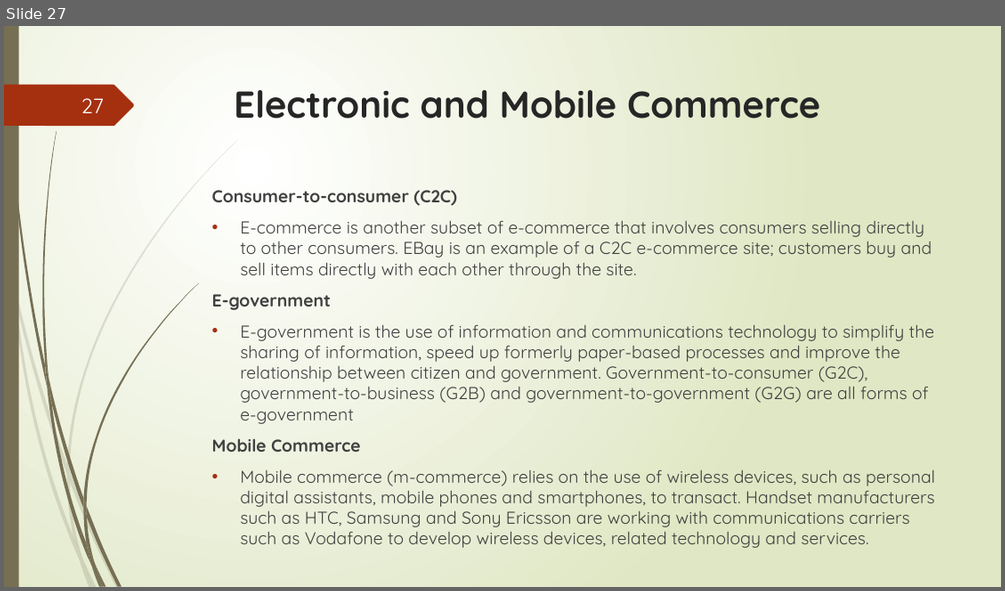
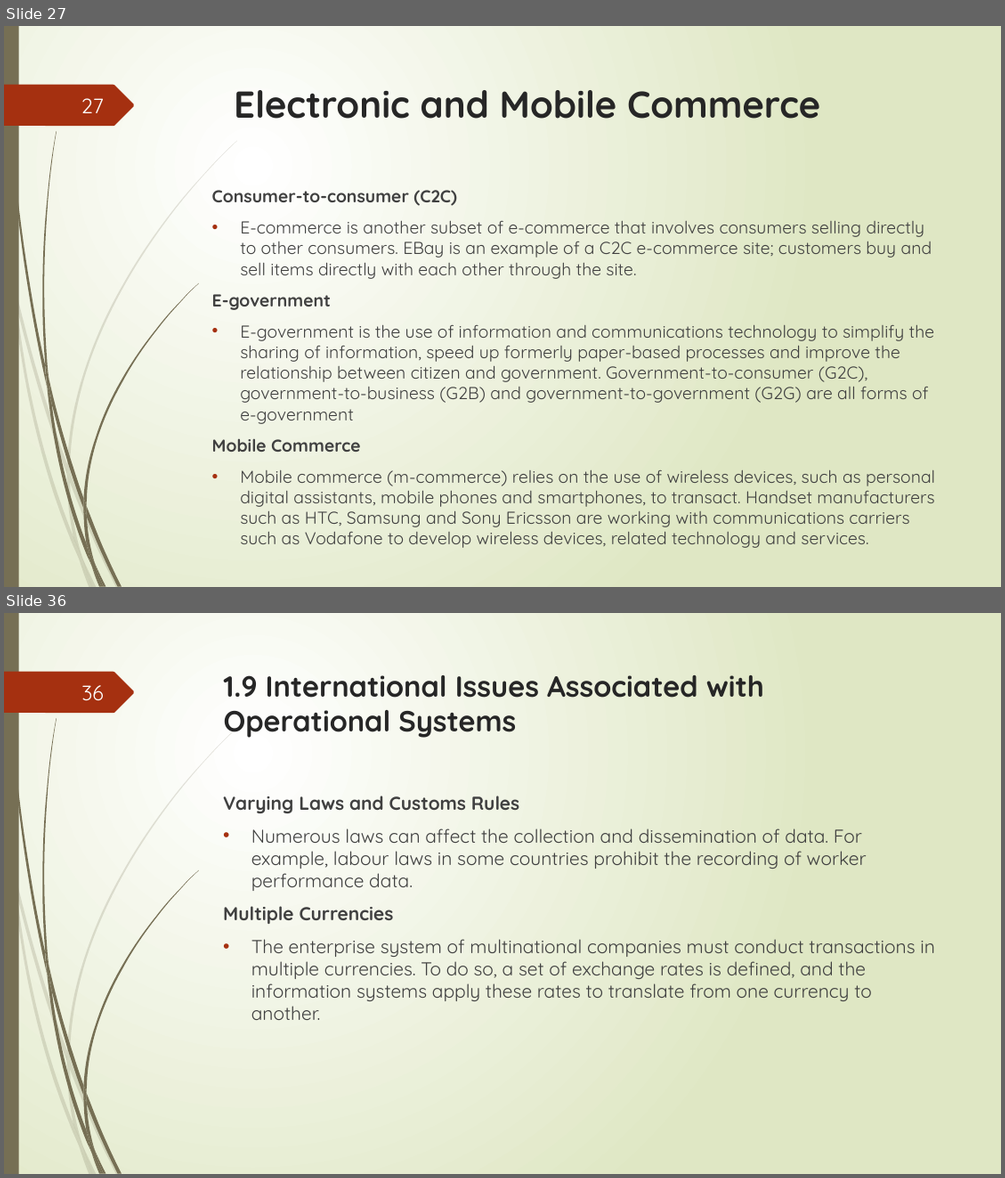
Before and after one commit to nqubekoh/IS622, a slide deck: 2. Operating Systems.pptx. Shown one above the other, each under a label of ours: slide 27 before the commit, slides 27 and 36 after it; the slides between them are not shown. The pictures are 1005x591 and 1005x1178 pixels, drawn with LibreOffice and Linux fonts; fonts in the diff are those of the drawing. Boxes give left, top, right and bottom in pixels: in the first picture for what was removed or moved away, otherwise in the second. Text is boxed around its words. In the diff, an @@ line names an element or a change of style, - is before the commit and + after.

```diff
--- a/2. Operating Systems.pptx
+++ b/2. Operating Systems.pptx
@@ slide 36 added at box(4, 613, 1001, 1174), background gradient #FFFFFF to #DFE8C4; not listed: 24 template elements that a slide beside it also shows @@
@@ page number added at box(81, 685, 104, 701), 20 pt, text #FEFFFF @@
+36
@@ title added at box(224, 675, 764, 738), 28 pt, text #262626, bold @@
+1.9 International Issues Associated with Operational Systems
@@ text added at box(223, 795, 935, 1020), 18 pt, text #404040 @@
+Varying Laws and Customs Rules
+• Numerous laws can affect the collection and dissemination of data. For example, labour laws in some countries prohibit the recording of worker performance data.
+Multiple Currencies
+• The enterprise system of multinational companies must conduct transactions in multiple currencies. To do so, a set of exchange rates is defined, and the information systems apply these rates to translate from one currency to another.
```
Also in this commit, not shown: 1 slide changed, 8 other slides added.
